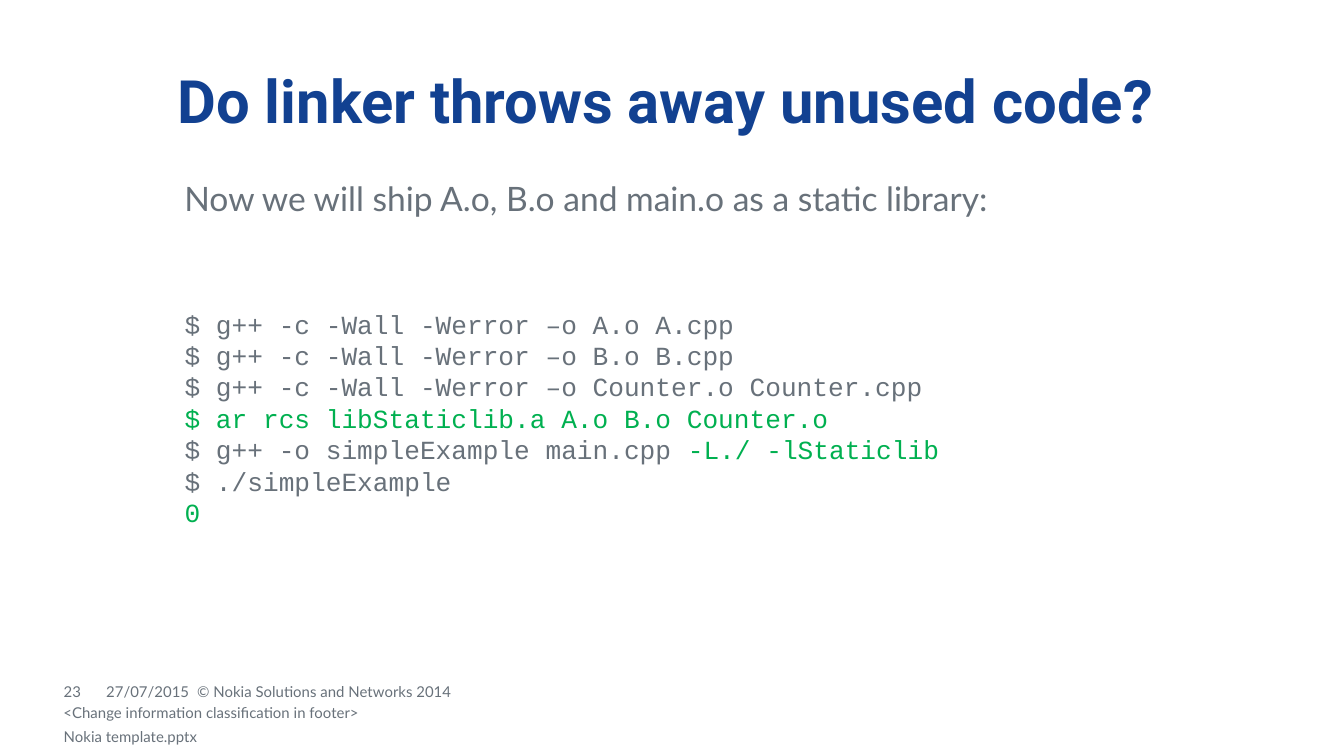
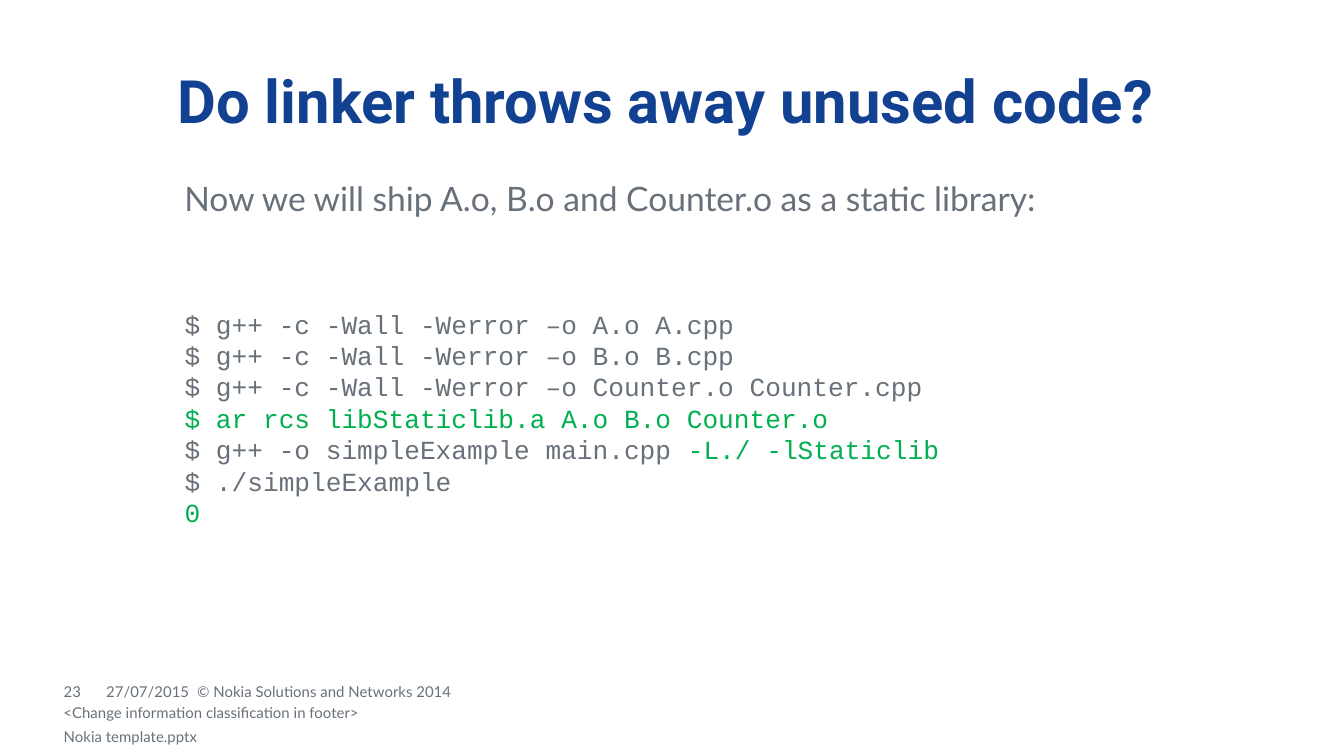
Before and after one commit to dendibakh/Linker, a slide deck: slide 23 of Diving into C++ linker.pptx. Drawn at 1344x756 pixels with LibreOffice and Linux fonts; fonts in the diff are those of the drawing; background and template pictures are left out. Boxes give left, top, right and bottom in pixels: in the first picture for what was removed or moved away, otherwise in the second. Text is boxed around its words. In the diff, an @@ line names an element or a change of style, - is before the commit and + after.

```diff
--- a/Diving into C++ linker.pptx
+++ b/Diving into C++ linker.pptx
@@ text at (x1=184, y1=186, x2=1035, y2=217): text changed @@
-  Now we will ship A.o, B.o and main.o as a static library:
+  Now we will ship A.o, B.o and Counter.o as a static library:
```
Also in this commit, not shown: 2 other slides changed, 1 slide added, 1 other file.
